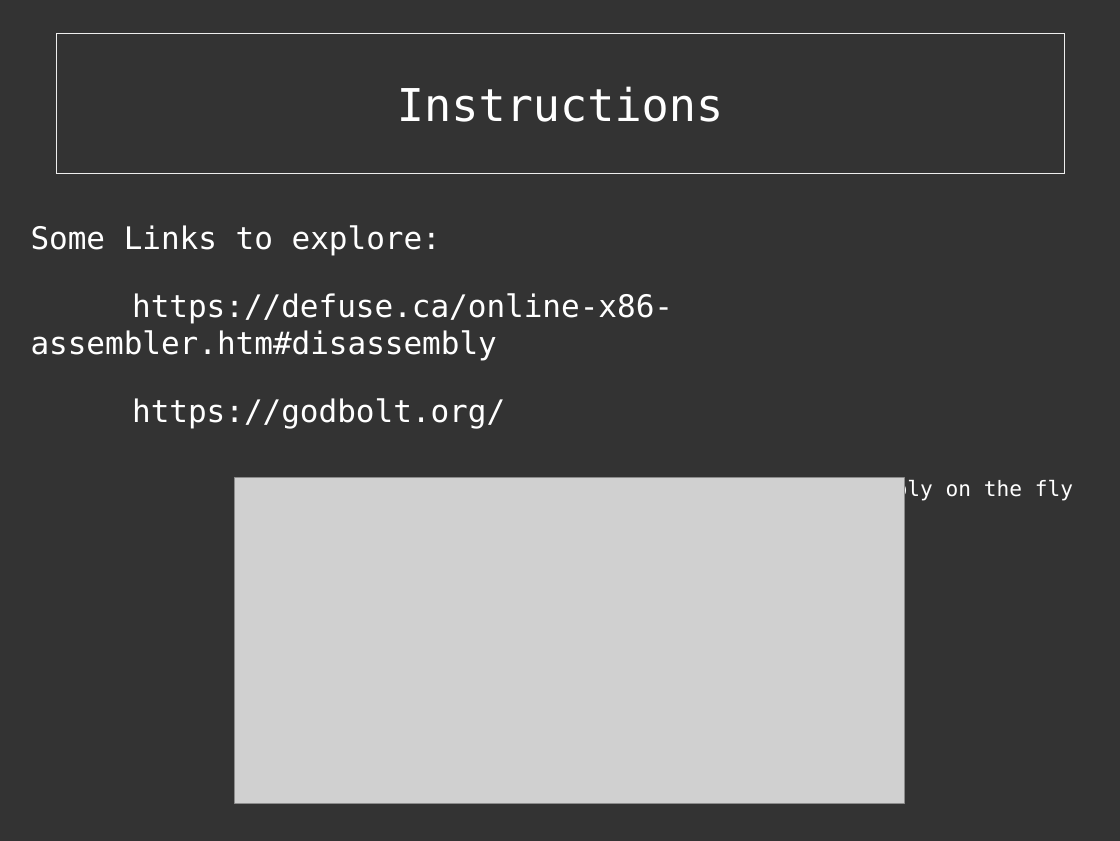
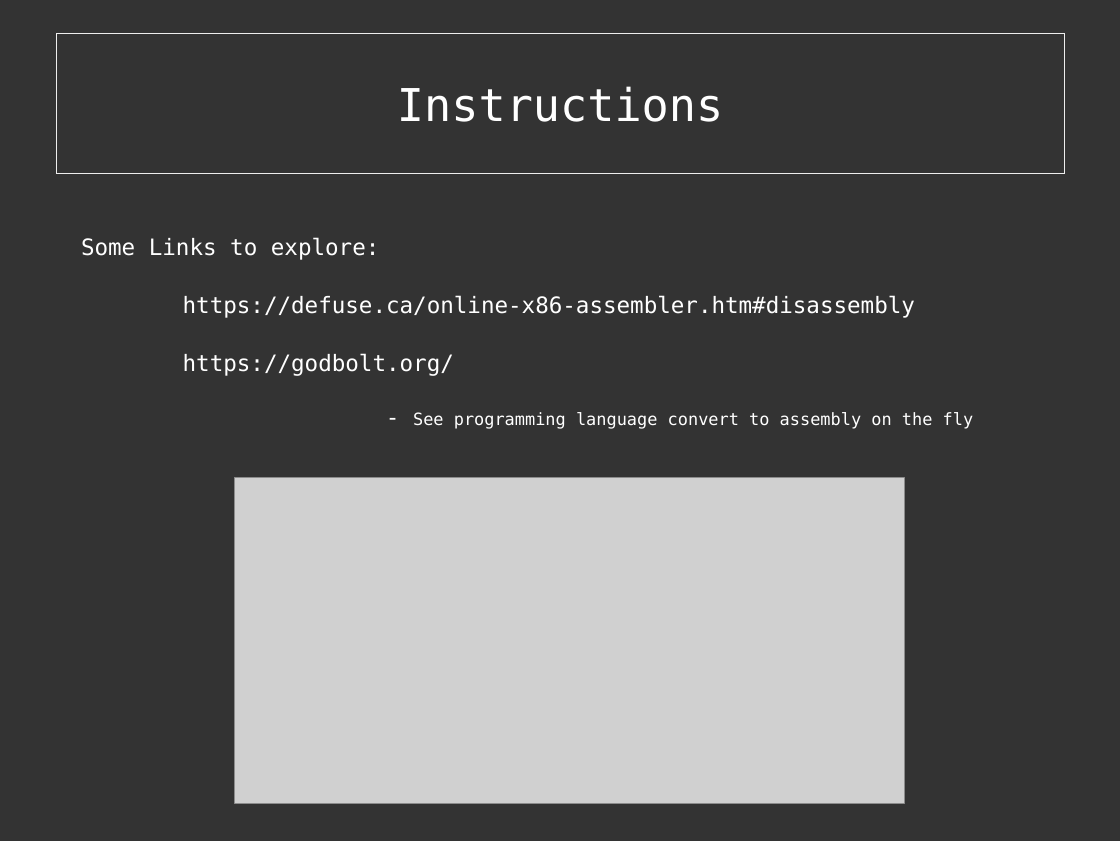
Before and after one commit to cExplr/Reversing_Basics, a slide deck: slide 36 of reversingBasics.odp (slide 22 before the commit). Drawn at 1120x841 pixels with LibreOffice and Linux fonts; fonts in the diff are those of the drawing; grey boxes stand for pictures. Boxes give left, top, right and bottom in pixels: in the first picture for what was removed or moved away, otherwise in the second. Text is boxed around its words. In the diff, an @@ line names an element or a change of style, - is before the commit and + after.

```diff
--- a/reversingBasics.odp
+++ b/reversingBasics.odp
@@ text "Some Links to explore:": place and size @@
-text "Some Links to explore:" at <box>31,225,1073,502</box>
+text "Some Links to explore:" at <box>81,237,974,429</box>
@@ text "Some Links to explore:" at <box>81,237,974,429</box>: size 22 to 16 pt in "Some Links to explore:", "https://defuse.ca/online-x86-assembler.htm#disassembly", "https://godbolt.org/", "-"; size 15 to 12 pt in "See programming language convert to assembly on ..." @@
```
Also in this commit, not shown: 2 other slides changed, 35 slides added, 1 slide removed, 15 other files.
